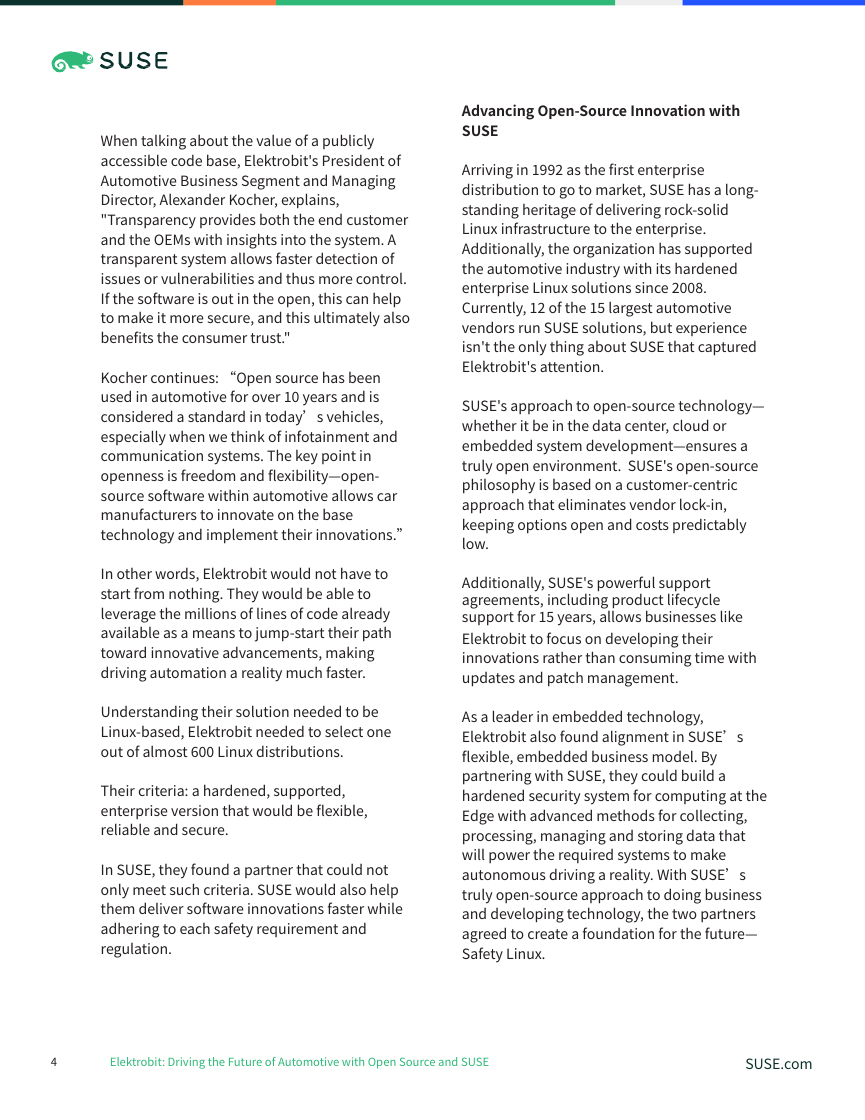
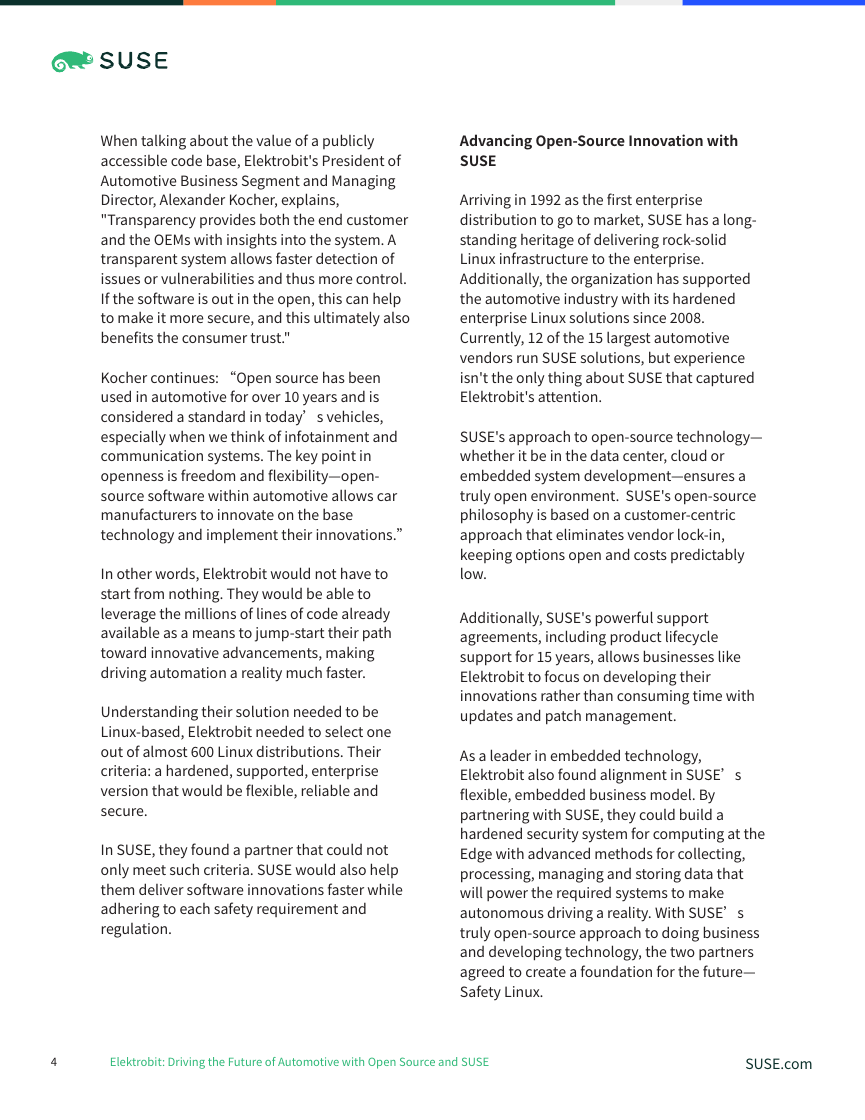
Before and after one commit to vickyhella/marketing-docs, a slide deck: slide 4 of source/whitepaper/elektrobit-ss.pptx. Drawn at 865x1120 pixels with LibreOffice and Linux fonts; fonts in the diff are those of the drawing. Boxes give left, top, right and bottom in pixels: in the first picture for what was removed or moved away, otherwise in the second. Text is boxed around its words. In the diff, an @@ line names an element or a change of style, - is before the commit and + after.

Commit message:
Update source format: elektrobit

```diff
--- a/source/whitepaper/elektrobit-ss.pptx
+++ b/source/whitepaper/elektrobit-ss.pptx
@@ text "When talking about the value ..." rewrapped from [101, 134, 411, 958] to [101, 134, 411, 938] @@
@@ text "Advancing Open-Source Innovation with SUSE" rewrapped from [462, 104, 768, 963] to [460, 134, 766, 1001] @@
```
Also in this commit, not shown: 5 other slides changed.
